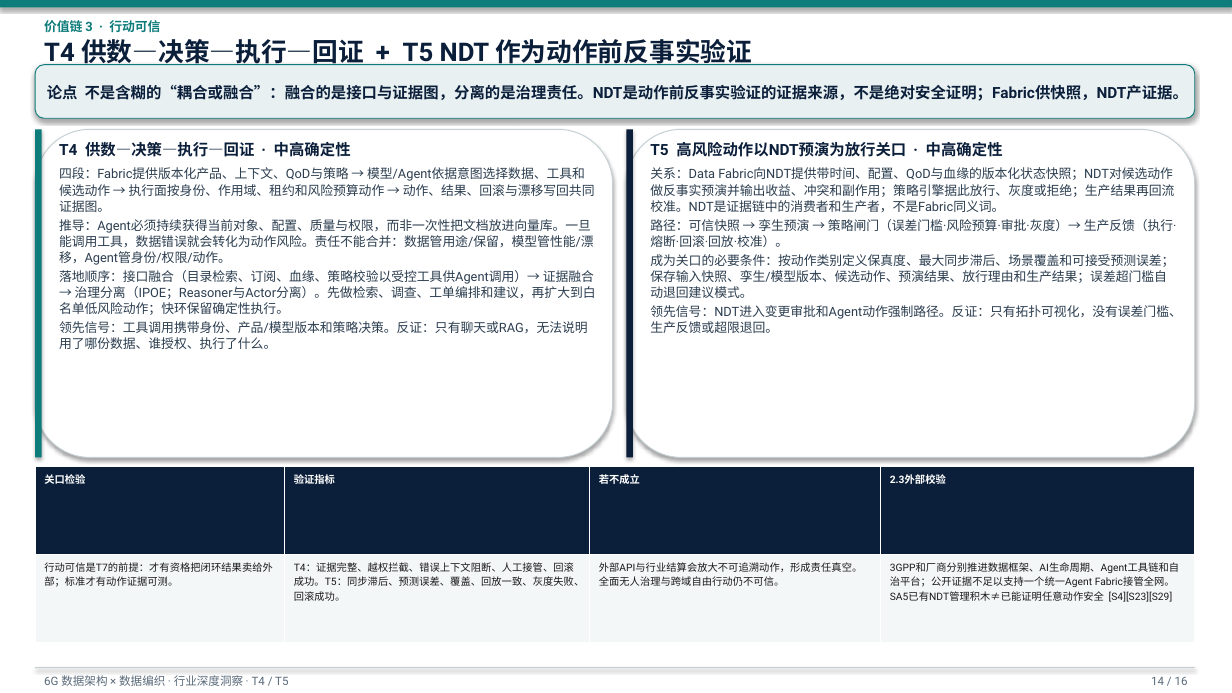
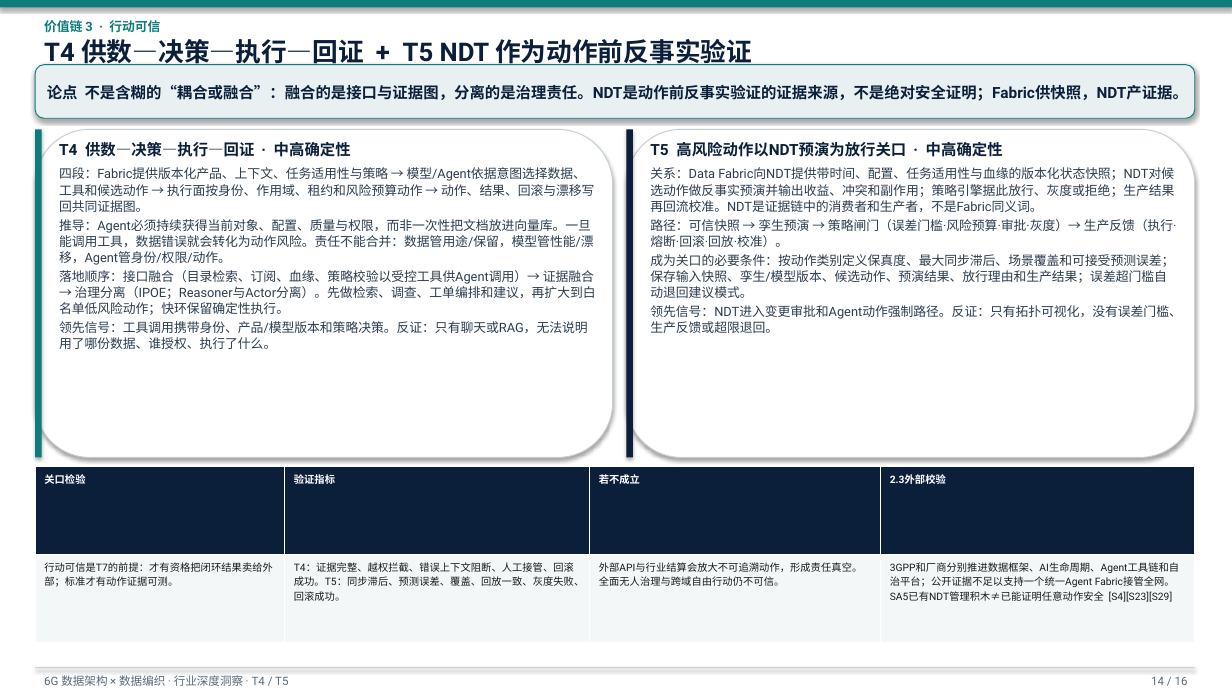
Before and after one commit to newmanxiang/6GDataPlane, a slide deck: slide 14 of reports/6g-data-fabric-sections-234-deck.pptx. Drawn at 1232x693 pixels with LibreOffice and Linux fonts; fonts in the diff are those of the drawing. Boxes give left, top, right and bottom in pixels: in the first picture for what was removed or moved away, otherwise in the second. Text is boxed around its words. In the diff, an @@ line names an element or a change of style, - is before the commit and + after.

```diff
--- a/reports/6g-data-fabric-sections-234-deck.pptx
+++ b/reports/6g-data-fabric-sections-234-deck.pptx
@@ text at bbox=[59, 167, 594, 212]: text changed @@
-四段：Fabric提供版本化产品、上下文、QoD与策略 → 模型/Agent依据意图选择数据、工具和候选动作 → 执行面按身份、作用域、租约和风险预算动作 → 动作、结果、回滚与漂移写回共同证据图。
+四段：Fabric提供版本化产品、上下文、任务适用性与策略 → 模型/Agent依据意图选择数据、工具和候选动作 → 执行面按身份、作用域、租约和风险预算动作 → 动作、结果、回滚与漂移写回共同证据图。
@@ text at bbox=[650, 167, 1174, 212]: text changed @@
-关系：Data Fabric向NDT提供带时间、配置、QoD与血缘的版本化状态快照；NDT对候选动作做反事实预演并输出收益、冲突和副作用；策略引擎据此放行、灰度或拒绝；生产结果再回流校准。NDT是证据链中的消费者和生产者，不是Fabric同义词。
+关系：Data Fabric向NDT提供带时间、配置、任务适用性与血缘的版本化状态快照；NDT对候选动作做反事实预演并输出收益、冲突和副作用；策略引擎据此放行、灰度或拒绝；生产结果再回流校准。NDT是证据链中的消费者和生产者，不是Fabric同义词。
```
Also in this commit, not shown: 11 other slides changed, 3 other files.
